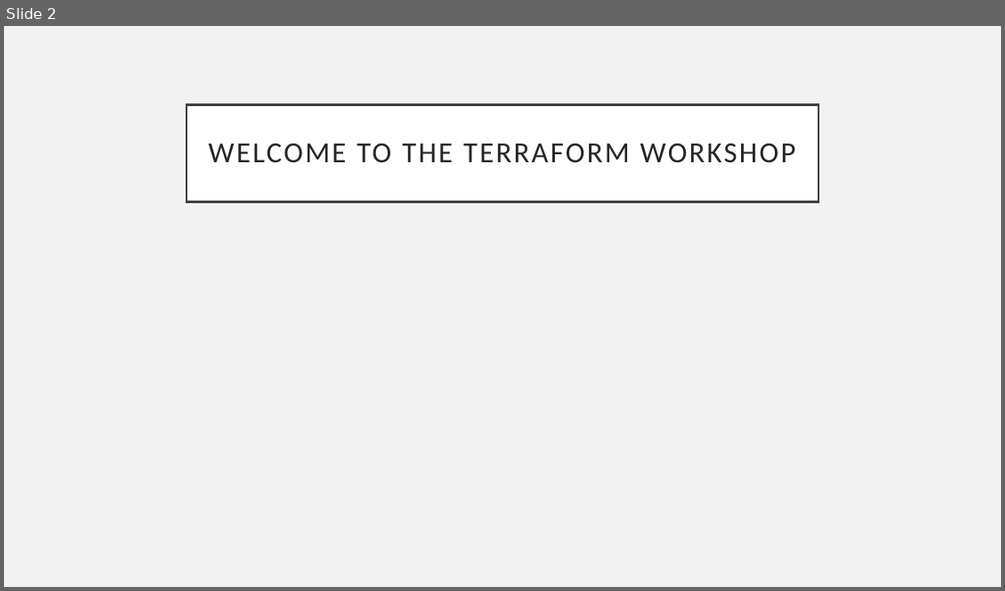
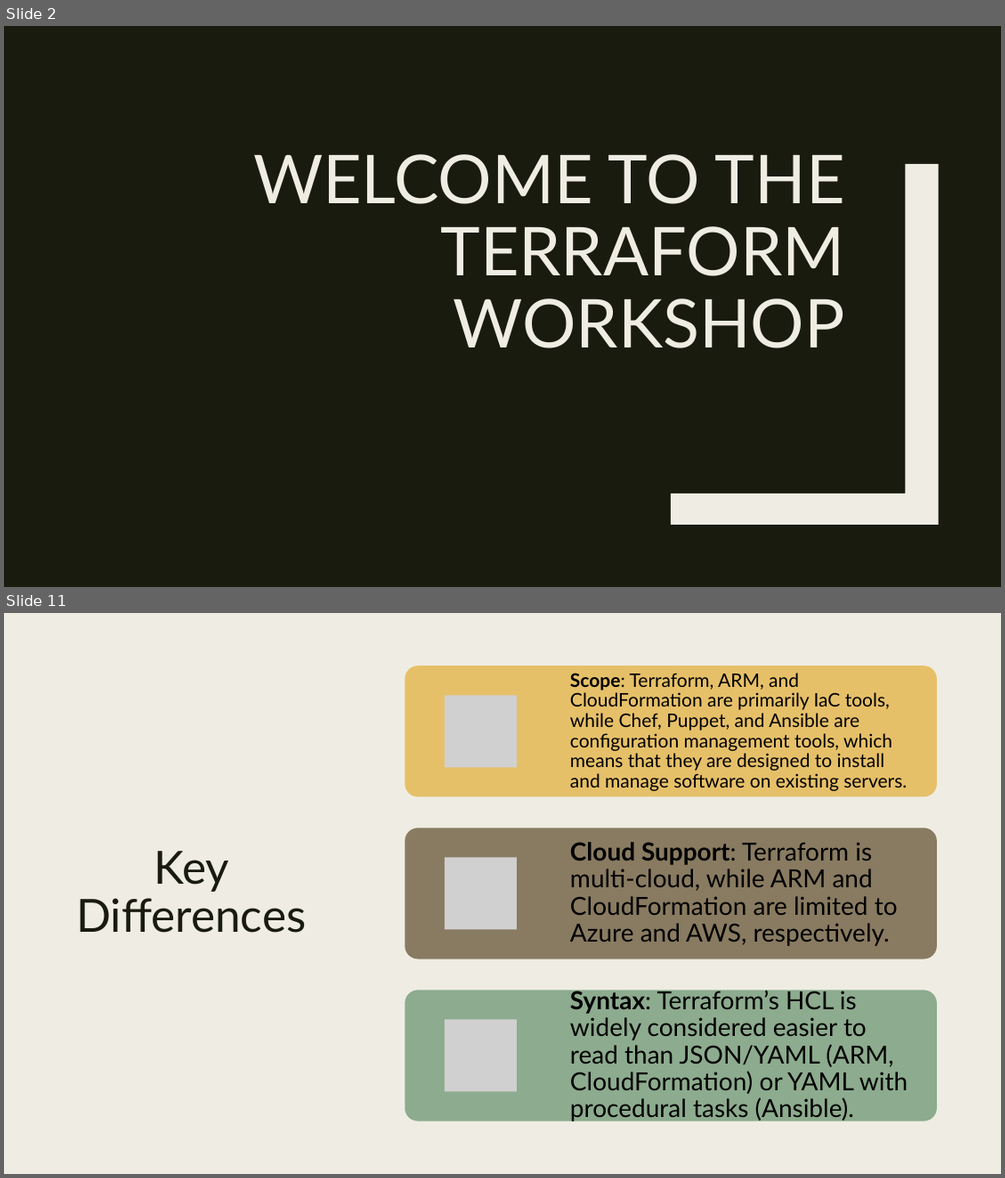
Before and after one commit to cwoodruff/terraform-workshop, a slide deck: slides/0-Introduction to Terraform.pptx. Shown one above the other, each under a label of ours: slide 2 before the commit, slides 2 and 11 after it; the slides between them are not shown. The pictures are 1005x591 and 1005x1178 pixels, drawn with LibreOffice and Linux fonts; fonts in the diff are those of the drawing; grey boxes stand for pictures. Boxes give left, top, right and bottom in pixels: in the first picture for what was removed or moved away, otherwise in the second. Text is boxed around its words. In the diff, an @@ line names an element or a change of style, - is before the commit and + after.

```diff
--- a/slides/0-Introduction to Terraform.pptx
+++ b/slides/0-Introduction to Terraform.pptx
@@ slide 11 added at <box>4,613,1001,1174</box>, background #EFEDE3 @@
@@ rectangle added at <box>4,613,1001,1174</box>, fill #EFEDE3 @@
@@ rectangle added at <box>43,613,62,1174</box>, fill #191B0E @@
@@ title added at <box>76,851,306,933</box>, 44 pt, text #191B0E @@
+Key Differences
@@ group added at <box>404,666,938,1122</box>: 3 rounded rectangles, 3 pictures, 3 texts @@
+Scope: Terraform, ARM, and CloudFormation are primarily IaC tools, while Chef, Puppet, and Ansible are configuration management tools, which means that they are designed to install and manage software on existing servers.
+Cloud Support: Terraform is multi-cloud, while ARM and CloudFormation are limited to Azure and AWS, respectively.
+Syntax: Terraform’s HCL is widely considered easier to read than JSON/YAML (ARM, CloudFormation) or YAML with procedural tasks (Ansible).
@@ slide 2 changed as well @@
@@ background #F2F2F2 to #191B0E @@
@@ title "WELCOME TO THE TERRAFORM WORKSHOP": place and size @@
-title "WELCOME TO THE TERRAFORM WORKSHOP" at <box>186,104,818,201</box>
+title "WELCOME TO THE TERRAFORM WORKSHOP" at <box>253,154,845,348</box>
@@ title "WELCOME TO THE TERRAFORM WORKSHOP" at <box>253,154,845,348</box>: size 28 to 64.8 pt, font Calibri to Lato, text colour #262626 to #EFEDE3, letter spacing 2 to 0 pt; alignment centre to right; line spacing 0.9 to 0.89; vertical alignment middle to bottom; fill #FFFFFF to none; outline #404040 2.5 pt to none @@
@@ freeform shape added at <box>671,164,938,524</box>, fill #EFEDE3 @@
```
Also in this commit, not shown: 3 other slides changed, 10 other slides added, 3 slides removed, 8 other files.
